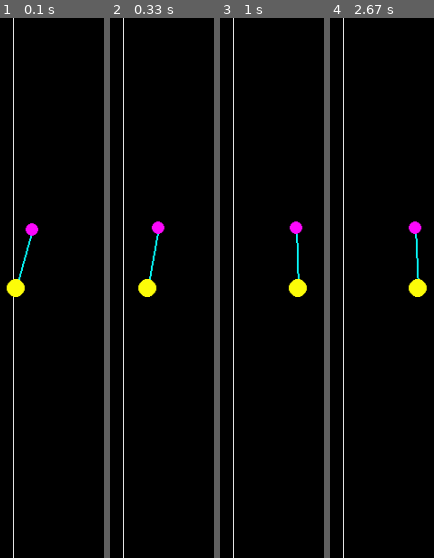
Above: before the commit, frames 1-4 (left to right).
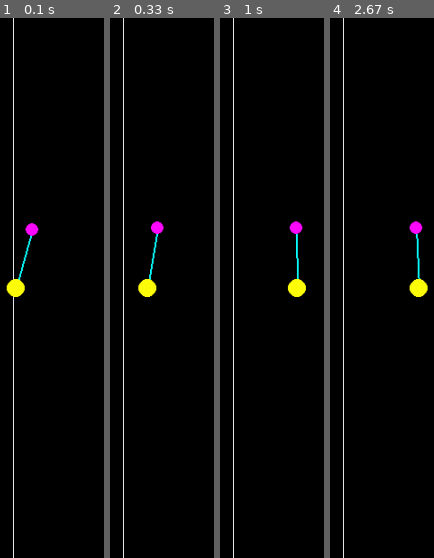
Above: after the commit, the same moments.

Repository: troncosoae/tareas-ctrl-intel
Game: pygame game, started from t2/main.py
Same seed, same stepped clock (60 frames per second), same inputs: the game is played once before the commit and once after it.
Inputs:
- Up to frame 1 (0.1 s): no input
- Up to frame 2 (0.33 s): no input
- Up to frame 3 (1 s): no input
- Up to frame 4 (2.67 s): no input

Frame 1 is identical in both runs. In frame 2, 0.3% of the frame differs, in the area x 37-53%, y 37-48%; in frame 3, 0.2%; in frame 4, 0.5%, in the area x 75-95%, y 37-52%.

Commit message:
feature added: add measurer

Diff:
--- a/t2/AutomaticControllers.py
+++ b/t2/AutomaticControllers.py
@@ -1,9 +1,10 @@
-from Simulation import BasicController
+from Simulation import BasicController, BasicMeasurer
 
 
 class PIDControler(BasicController):
 
     def __init__(self, kp, ki, kd, Ts):
+        BasicMeasurer.__init__(self)
         self.kp = kp
         self.ki = ki
         self.kd = kd
--- /dev/null
+++ b/t2/Measurers.py
@@ -0,0 +1,35 @@
+import matplotlib.pyplot as plt
+import numpy as np
+from Simulation import BasicMeasurer
+
+
+class PlotingMeasurer(BasicMeasurer):
+    def __init__(self):
+        BasicMeasurer.__init__(self)
+        self.t = []
+        self.historical_values = {}
+
+    def get_values(self, values_dict):
+        super().get_values(values_dict)
+        if 'Ts' not in values_dict:
+            raise Exception("key 'Ts' must be un 'values_dict'")
+        if len(self.t) == 0:
+            self.t.append(0)
+        else:
+            self.t.append(self.t[-1] + values_dict['Ts'])
+        for key in values_dict:
+            value = values_dict[key]
+            if key not in self.historical_values:
+                self.historical_values[key] = [value]
+            else:
+                self.historical_values[key].append(value)
+
+    def plot_values(self, keys=None):
+        if keys is None:
+            keys = self.historical_values.keys()
+
+        for key in keys:
+            plt.plot(self.t, self.historical_values[key], label=key)
+        plt.xlabel('t')
+        plt.legend()
+        plt.show()
--- a/t2/Simulation.py
+++ b/t2/Simulation.py
@@ -18,10 +18,30 @@
         return 0
 
 
+class BasicMeasurer:
+    def __init__(self):
+        self.last_values_dict = {}
+
+    def __str__(self):
+        return 'BasicMeasurer...'
+
+    def get_values(self, values_dict):
+        self.last_values_dict = values_dict
+
+    def print_values(self):
+        print_str = ''
+        for key in self.last_values_dict:
+            value = self.last_values_dict[key]
+            print_str += f'{key}: {value:5.4f}\t'
+        print(print_str)
+
+    def per_advance(self):
+        self.print_values()
+
+
 class Simulation:
     def __init__(
-            self, clock, window_w, window_h, Ts,
-            controller=None):
+            self, clock, window_w, window_h, Ts):
         self.clock = clock
         self.window_w = window_w
         self.window_h = window_h
@@ -30,7 +50,8 @@
 
         self.pixel_m_ratio = 100
 
-        self.controller = controller
+        self.controller = None
+        self.measurer = None
 
         self.cts = {
             'Ts': Ts, 'fs': 1/Ts, 'l': 0.67, 'M': 1, 'm': 0.34, 'g': 9.8}
@@ -54,9 +75,6 @@
     def map_xy2window(self, x_pend, y_pend, x_car, y_car):
         w = self.window_w
         h = self.window_h
-        print(
-            f'xp:{x_pend:5.4f}, yp:{y_pend:5.4f}, \
-            x:{x_car:5.4f}, y:{y_car:5.4f}')
 
         return (
             (x_pend*self.pixel_m_ratio + w/2) % w,
@@ -120,11 +138,8 @@
         )
         self.F += c['Ts']*(-100*F + 100*u)
 
-        if self.controller is not None:
-            error = theta - 0
-            self.u = self.controller.next_u(error)
-        else:
-            self.u = 0
+        # work additional devices
+        self.devices_advance()
 
     def tick_clock(self):
         self.clock.tick(self.cts['fs'])
@@ -153,10 +168,39 @@
         self.x = 0
         self.x_dot = 0
 
+    def get_state(self):
+        return {
+            'u': self.u,
+            'F': self.F,
+            'theta': self.theta,
+            'theta_dot': self.theta_dot,
+            'x': self.x,
+            'x_dot': self.x_dot,
+            'Ts': self.cts['Ts']
+        }
+
+    def devices_advance(self):
+        if self.controller is not None:
+            error = self.theta - 0
+            self.u = self.controller.next_u(error)
+        else:
+            self.u = 0
+
+        if self.measurer is not None:
+            self.measurer.get_values(self.get_state())
+            self.measurer.per_advance()
+
     def add_controller(self, controller):
         if 'next_u' not in dir(controller):
             raise Exception("controller attribute must have 'next_u' method..")
         self.controller = controller
+
+    def add_measurer(self, measurer):
+        if 'get_values' not in dir(measurer) or \
+                'per_advance' not in dir(measurer):
+            raise Exception("controller attribute must have 'get_values'\
+                 method and 'per_advance' method..")
+        self.measurer = measurer
 
 
 if __name__ == '__main__':
@@ -170,7 +214,9 @@
     sim = Simulation(clock, width, height, Ts)
     sim.refresh_window()
     basic_control = BasicController()
+    basic_measurer = BasicMeasurer()
     sim.add_controller(basic_control)
+    sim.add_measurer(basic_measurer)
 
     while not sim.is_closed():
         start_time = time.time()
--- a/t2/main.py
+++ b/t2/main.py
@@ -1,7 +1,8 @@
 import pygame
 import time
-from Simulation import Simulation, BasicController
+from Simulation import Simulation, BasicMeasurer
 from AutomaticControllers import PIDControler
+from Measurers import PlotingMeasurer
 
 
 if __name__ == '__main__':
@@ -16,6 +17,8 @@
 
     controller = PIDControler(-74, -110, -12, Ts)
     sim.add_controller(controller)
+    measurer = PlotingMeasurer()
+    sim.add_measurer(measurer)
 
     sim.refresh_window()
 
@@ -26,6 +29,7 @@
         sim.handle_events()
         sim.advance_simulation()
         sim.refresh_window()
-        print(f'loop: {time.time() - start_time}s')
+        # print(f'loop: {time.time() - start_time}s')
 
     pygame.quit()
+    measurer.plot_values(['theta'])
